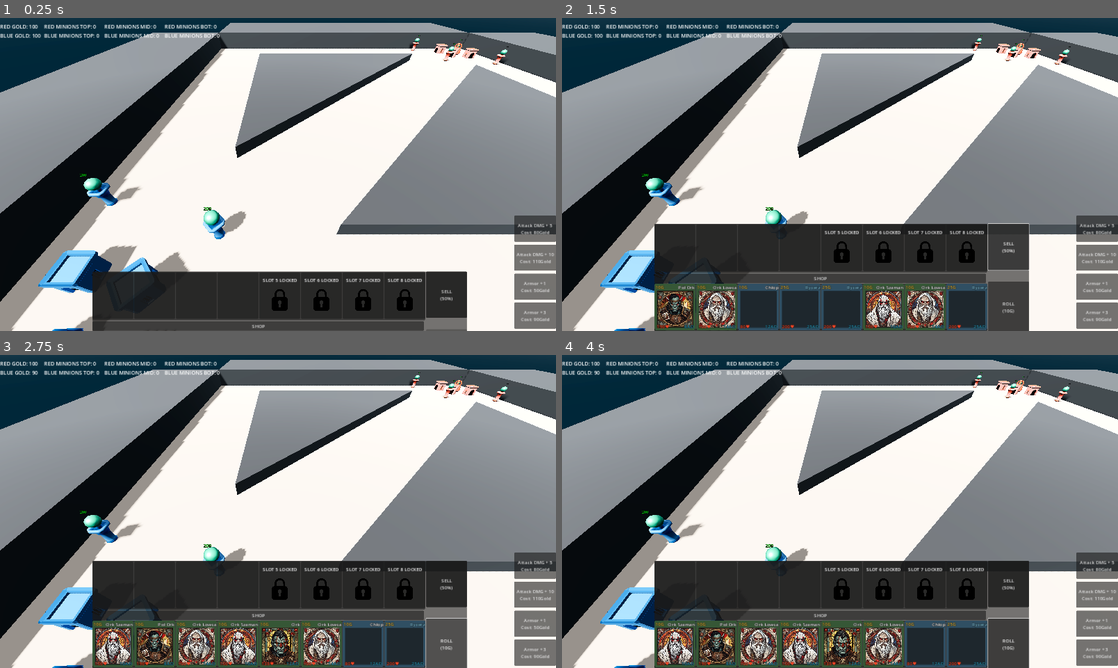
Above: before the commit, frames 1-4 (two rows, left to right).
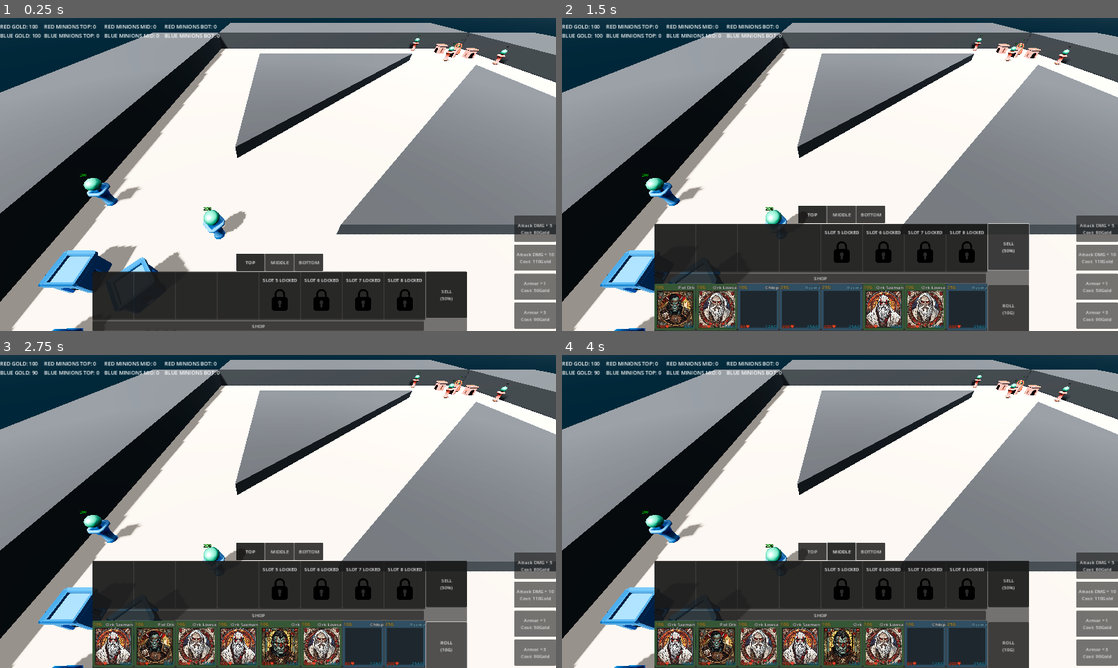
Above: after the commit, the same moments.

Repository: RadekGrzankowski/ChipsowyJam1
Game: Godot game, scene res://Scenes/Levels/wip_scene.tscn
Two runs of this game, one before a commit and one after it. Both use one fixed random seed, a clock stepped at 60 frames per second and the inputs below.
Inputs (mouse positions are in pixels of both pictures, inside the frame that each line leads up to):
- Up to frame 1 (0.25 s): no input
- Up to frame 2 (1.5 s): click "SHOP" at 0.5 s; click "SELL (50%)" at 1.25 s
- Up to frame 3 (2.75 s): click "ROLL (10G)" at 2 s
- Up to frame 4 (4 s): click (812, 552) at 2.75 s, where only the run after the commit has a clickable "TOP"; click (840, 552) at 3.5 s, where only the run after the commit has a clickable "MIDDLE"

The runs differ from the first frame. In frame 1, 0.9% of the frame differs, in the area x 42-84%, y 75-100%; in frame 2, 1.0%; in frame 3, 1.0%; in frame 4, 1.1%, in the area x 42-84%, y 59-100%.

Commit message:
Lanes buttoms in shop

Diff:
--- a/ChipsowyJam/Scenes/UI/cards_ui.tscn
+++ b/ChipsowyJam/Scenes/UI/cards_ui.tscn
@@ -9,14 +9,28 @@
 [ext_resource type="Resource" uid="uid://cghb5gashwsrb" path="res://Scenes/Assets/Cards/Orcs/wojownik.tres" id="6_csvxf"]
 [ext_resource type="PackedScene" uid="uid://bln5nembvaqdw" path="res://Scenes/Assets/Cards/card_zone.tscn" id="8_agvxe"]
 [ext_resource type="Resource" uid="uid://ck1jo5iaygoc2" path="res://Scenes/Assets/Cards/Humans/rycerz.tres" id="8_no8tg"]
+[ext_resource type="Resource" uid="uid://bss0s5hx6l8x4" path="res://Scenes/Assets/Cards/Humans/chlop.tres" id="9_du0qi"]
+[ext_resource type="Resource" uid="uid://cblt1257e70cy" path="res://Scenes/Assets/Cards/Undead/ghul.tres" id="10_n37tu"]
 
 [node name="CardsUI" type="CanvasLayer" groups=["CardsUI"]]
 script = ExtResource("1_lbyja")
 card_scene = ExtResource("2_ju84m")
 orc_cards_array = [ExtResource("2_5vv4p"), ExtResource("3_jupwg"), ExtResource("4_d48qi"), ExtResource("5_cqcik"), ExtResource("6_csvxf")]
-human_cards_array = [ExtResource("8_no8tg")]
-
-[node name="UI" type="PanelContainer" parent="."]
+human_cards_array = [ExtResource("8_no8tg"), ExtResource("9_du0qi")]
+undead_cards_array = [ExtResource("10_n37tu")]
+
+[node name="CardsUI" type="Control" parent="."]
+layout_mode = 3
+anchors_preset = 7
+anchor_left = 0.5
+anchor_top = 1.0
+anchor_right = 0.5
+anchor_bottom = 1.0
+grow_horizontal = 2
+grow_vertical = 0
+
+[node name="CardsPanel" type="PanelContainer" parent="CardsUI"]
+layout_mode = 1
 anchors_preset = 7
 anchor_left = 0.5
 anchor_top = 1.0
@@ -29,113 +43,114 @@
 grow_horizontal = 2
 grow_vertical = 0
 
-[node name="CardsPanelsAndTools" type="HBoxContainer" parent="UI"]
-layout_mode = 2
-
-[node name="CardsPanels" type="VBoxContainer" parent="UI/CardsPanelsAndTools"]
+[node name="CardsPanelsAndTools" type="HBoxContainer" parent="CardsUI/CardsPanel"]
+layout_mode = 2
+
+[node name="CardsPanels" type="VBoxContainer" parent="CardsUI/CardsPanel/CardsPanelsAndTools"]
+custom_minimum_size = Vector2(2.89, 376)
 layout_mode = 2
 size_flags_horizontal = 3
 size_flags_stretch_ratio = 9.0
 
-[node name="Deck" type="Panel" parent="UI/CardsPanelsAndTools/CardsPanels"]
-layout_mode = 2
-size_flags_horizontal = 3
-size_flags_vertical = 3
-size_flags_stretch_ratio = 8.0
-
-[node name="DeckCards" type="HBoxContainer" parent="UI/CardsPanelsAndTools/CardsPanels/Deck"]
+[node name="Deck" type="Panel" parent="CardsUI/CardsPanel/CardsPanelsAndTools/CardsPanels"]
+layout_mode = 2
+size_flags_horizontal = 3
+size_flags_vertical = 3
+size_flags_stretch_ratio = 8.0
+
+[node name="DeckCards" type="HBoxContainer" parent="CardsUI/CardsPanel/CardsPanelsAndTools/CardsPanels/Deck"]
 layout_mode = 0
 offset_top = 3.0
 offset_right = 1148.0
 offset_bottom = 147.0
 
-[node name="CardZone1" parent="UI/CardsPanelsAndTools/CardsPanels/Deck/DeckCards" groups=["zone"] instance=ExtResource("8_agvxe")]
-layout_mode = 2
-
-[node name="CardZone2" parent="UI/CardsPanelsAndTools/CardsPanels/Deck/DeckCards" groups=["zone"] instance=ExtResource("8_agvxe")]
-layout_mode = 2
-
-[node name="CardZone3" parent="UI/CardsPanelsAndTools/CardsPanels/Deck/DeckCards" groups=["zone"] instance=ExtResource("8_agvxe")]
-layout_mode = 2
-
-[node name="CardZone4" parent="UI/CardsPanelsAndTools/CardsPanels/Deck/DeckCards" groups=["zone"] instance=ExtResource("8_agvxe")]
-layout_mode = 2
-
-[node name="CardZone5" parent="UI/CardsPanelsAndTools/CardsPanels/Deck/DeckCards" groups=["locked", "zone"] instance=ExtResource("8_agvxe")]
-layout_mode = 2
-
-[node name="CardZone6" parent="UI/CardsPanelsAndTools/CardsPanels/Deck/DeckCards" groups=["locked", "zone"] instance=ExtResource("8_agvxe")]
-layout_mode = 2
-
-[node name="CardZone7" parent="UI/CardsPanelsAndTools/CardsPanels/Deck/DeckCards" groups=["locked", "zone"] instance=ExtResource("8_agvxe")]
-layout_mode = 2
-
-[node name="CardZone8" parent="UI/CardsPanelsAndTools/CardsPanels/Deck/DeckCards" groups=["locked", "zone"] instance=ExtResource("8_agvxe")]
-layout_mode = 2
-
-[node name="ShopSpacer" type="Control" parent="UI/CardsPanelsAndTools/CardsPanels"]
+[node name="CardZone1" parent="CardsUI/CardsPanel/CardsPanelsAndTools/CardsPanels/Deck/DeckCards" groups=["zone"] instance=ExtResource("8_agvxe")]
+layout_mode = 2
+
+[node name="CardZone2" parent="CardsUI/CardsPanel/CardsPanelsAndTools/CardsPanels/Deck/DeckCards" groups=["zone"] instance=ExtResource("8_agvxe")]
+layout_mode = 2
+
+[node name="CardZone3" parent="CardsUI/CardsPanel/CardsPanelsAndTools/CardsPanels/Deck/DeckCards" groups=["zone"] instance=ExtResource("8_agvxe")]
+layout_mode = 2
+
+[node name="CardZone4" parent="CardsUI/CardsPanel/CardsPanelsAndTools/CardsPanels/Deck/DeckCards" groups=["zone"] instance=ExtResource("8_agvxe")]
+layout_mode = 2
+
+[node name="CardZone5" parent="CardsUI/CardsPanel/CardsPanelsAndTools/CardsPanels/Deck/DeckCards" groups=["locked", "zone"] instance=ExtResource("8_agvxe")]
+layout_mode = 2
+
+[node name="CardZone6" parent="CardsUI/CardsPanel/CardsPanelsAndTools/CardsPanels/Deck/DeckCards" groups=["locked", "zone"] instance=ExtResource("8_agvxe")]
+layout_mode = 2
+
+[node name="CardZone7" parent="CardsUI/CardsPanel/CardsPanelsAndTools/CardsPanels/Deck/DeckCards" groups=["locked", "zone"] instance=ExtResource("8_agvxe")]
+layout_mode = 2
+
+[node name="CardZone8" parent="CardsUI/CardsPanel/CardsPanelsAndTools/CardsPanels/Deck/DeckCards" groups=["locked", "zone"] instance=ExtResource("8_agvxe")]
+layout_mode = 2
+
+[node name="ShopSpacer" type="Control" parent="CardsUI/CardsPanel/CardsPanelsAndTools/CardsPanels"]
 layout_mode = 2
 size_flags_vertical = 3
 size_flags_stretch_ratio = 1.5
 
-[node name="ShopButton" type="Button" parent="UI/CardsPanelsAndTools/CardsPanels/ShopSpacer"]
+[node name="ShopButton" type="Button" parent="CardsUI/CardsPanel/CardsPanelsAndTools/CardsPanels/ShopSpacer"]
 layout_mode = 0
 offset_right = 1144.0
 offset_bottom = 23.0
 text = "SHOP"
 
-[node name="Shop" type="Panel" parent="UI/CardsPanelsAndTools/CardsPanels"]
-layout_mode = 2
-size_flags_horizontal = 3
-size_flags_vertical = 3
-size_flags_stretch_ratio = 8.0
-
-[node name="ShopCards" type="HBoxContainer" parent="UI/CardsPanelsAndTools/CardsPanels/Shop"]
+[node name="Shop" type="Panel" parent="CardsUI/CardsPanel/CardsPanelsAndTools/CardsPanels"]
+layout_mode = 2
+size_flags_horizontal = 3
+size_flags_vertical = 3
+size_flags_stretch_ratio = 8.0
+
+[node name="ShopCards" type="HBoxContainer" parent="CardsUI/CardsPanel/CardsPanelsAndTools/CardsPanels/Shop"]
 layout_mode = 0
 offset_right = 1120.0
 offset_bottom = 147.0
 
-[node name="CardZoneShop1" parent="UI/CardsPanelsAndTools/CardsPanels/Shop/ShopCards" groups=["shop_zone"] instance=ExtResource("8_agvxe")]
-layout_mode = 2
-zone = 1
-
-[node name="CardZoneShop2" parent="UI/CardsPanelsAndTools/CardsPanels/Shop/ShopCards" groups=["shop_zone"] instance=ExtResource("8_agvxe")]
-layout_mode = 2
-zone = 1
-
-[node name="CardZoneShop3" parent="UI/CardsPanelsAndTools/CardsPanels/Shop/ShopCards" groups=["shop_zone"] instance=ExtResource("8_agvxe")]
-layout_mode = 2
-zone = 1
-
-[node name="CardZoneShop4" parent="UI/CardsPanelsAndTools/CardsPanels/Shop/ShopCards" groups=["shop_zone"] instance=ExtResource("8_agvxe")]
-layout_mode = 2
-zone = 1
-
-[node name="CardZoneShop5" parent="UI/CardsPanelsAndTools/CardsPanels/Shop/ShopCards" groups=["shop_zone"] instance=ExtResource("8_agvxe")]
-layout_mode = 2
-zone = 1
-
-[node name="CardZoneShop6" parent="UI/CardsPanelsAndTools/CardsPanels/Shop/ShopCards" groups=["shop_zone"] instance=ExtResource("8_agvxe")]
-layout_mode = 2
-zone = 1
-
-[node name="CardZoneShop7" parent="UI/CardsPanelsAndTools/CardsPanels/Shop/ShopCards" groups=["shop_zone"] instance=ExtResource("8_agvxe")]
-layout_mode = 2
-zone = 1
-
-[node name="CardZoneShop8" parent="UI/CardsPanelsAndTools/CardsPanels/Shop/ShopCards" groups=["shop_zone"] instance=ExtResource("8_agvxe")]
-layout_mode = 2
-zone = 1
-
-[node name="Tools" type="VBoxContainer" parent="UI/CardsPanelsAndTools"]
-layout_mode = 2
-size_flags_horizontal = 3
-
-[node name="CardZoneSell" parent="UI/CardsPanelsAndTools/Tools" groups=["sell_zone", "zone"] instance=ExtResource("8_agvxe")]
+[node name="CardZoneShop1" parent="CardsUI/CardsPanel/CardsPanelsAndTools/CardsPanels/Shop/ShopCards" groups=["shop_zone"] instance=ExtResource("8_agvxe")]
+layout_mode = 2
+zone = 1
+
+[node name="CardZoneShop2" parent="CardsUI/CardsPanel/CardsPanelsAndTools/CardsPanels/Shop/ShopCards" groups=["shop_zone"] instance=ExtResource("8_agvxe")]
+layout_mode = 2
+zone = 1
+
+[node name="CardZoneShop3" parent="CardsUI/CardsPanel/CardsPanelsAndTools/CardsPanels/Shop/ShopCards" groups=["shop_zone"] instance=ExtResource("8_agvxe")]
+layout_mode = 2
+zone = 1
+
+[node name="CardZoneShop4" parent="CardsUI/CardsPanel/CardsPanelsAndTools/CardsPanels/Shop/ShopCards" groups=["shop_zone"] instance=ExtResource("8_agvxe")]
+layout_mode = 2
+zone = 1
+
+[node name="CardZoneShop5" parent="CardsUI/CardsPanel/CardsPanelsAndTools/CardsPanels/Shop/ShopCards" groups=["shop_zone"] instance=ExtResource("8_agvxe")]
+layout_mode = 2
+zone = 1
+
+[node name="CardZoneShop6" parent="CardsUI/CardsPanel/CardsPanelsAndTools/CardsPanels/Shop/ShopCards" groups=["shop_zone"] instance=ExtResource("8_agvxe")]
+layout_mode = 2
+zone = 1
+
+[node name="CardZoneShop7" parent="CardsUI/CardsPanel/CardsPanelsAndTools/CardsPanels/Shop/ShopCards" groups=["shop_zone"] instance=ExtResource("8_agvxe")]
+layout_mode = 2
+zone = 1
+
+[node name="CardZoneShop8" parent="CardsUI/CardsPanel/CardsPanelsAndTools/CardsPanels/Shop/ShopCards" groups=["shop_zone"] instance=ExtResource("8_agvxe")]
+layout_mode = 2
+zone = 1
+
+[node name="Tools" type="VBoxContainer" parent="CardsUI/CardsPanel/CardsPanelsAndTools"]
+layout_mode = 2
+size_flags_horizontal = 3
+
+[node name="CardZoneSell" parent="CardsUI/CardsPanel/CardsPanelsAndTools/Tools" groups=["sell_zone", "zone"] instance=ExtResource("8_agvxe")]
 layout_mode = 2
 zone = 2
 
-[node name="Sell" type="Button" parent="UI/CardsPanelsAndTools/Tools/CardZoneSell"]
+[node name="Sell" type="Button" parent="CardsUI/CardsPanel/CardsPanelsAndTools/Tools/CardZoneSell"]
 layout_mode = 1
 anchors_preset = 15
 anchor_right = 1.0
@@ -147,12 +162,12 @@
 text = "SELL
 (50%)"
 
-[node name="Spacer" type="Control" parent="UI/CardsPanelsAndTools/Tools"]
-custom_minimum_size = Vector2(0, 31)
+[node name="Spacer" type="Control" parent="CardsUI/CardsPanel/CardsPanelsAndTools/Tools"]
+custom_minimum_size = Vector2(0, 44)
 layout_mode = 2
 size_flags_stretch_ratio = 1.5
 
-[node name="Roll" type="Button" parent="UI/CardsPanelsAndTools/Tools"]
+[node name="Roll" type="Button" parent="CardsUI/CardsPanel/CardsPanelsAndTools/Tools"]
 layout_mode = 2
 size_flags_vertical = 3
 size_flags_stretch_ratio = 8.0
@@ -160,6 +175,41 @@
 text = "ROLL
 (10G)"
 
+[node name="LanesPanel" type="Panel" parent="CardsUI"]
+custom_minimum_size = Vector2(300, 60)
+layout_mode = 0
+offset_left = -144.0
+offset_top = -267.0
+offset_right = 156.0
+offset_bottom = -207.0
+
+[node name="LaneButtons" type="HBoxContainer" parent="CardsUI/LanesPanel"]
+custom_minimum_size = Vector2(300, 60)
+layout_mode = 0
+offset_right = 300.0
+offset_bottom = 60.0
+
+[node name="TopButton" type="Button" parent="CardsUI/LanesPanel/LaneButtons"]
+custom_minimum_size = Vector2(97, 0)
+layout_mode = 2
+toggle_mode = true
+text = "TOP"
+
+[node name="MiddleButton" type="Button" parent="CardsUI/LanesPanel/LaneButtons"]
+custom_minimum_size = Vector2(97, 0)
+layout_mode = 2
+toggle_mode = true
+text = "MIDDLE"
+
+[node name="BottomButton" type="Button" parent="CardsUI/LanesPanel/LaneButtons"]
+custom_minimum_size = Vector2(97, 0)
+layout_mode = 2
+toggle_mode = true
+text = "BOTTOM"
+
 [connection signal="refresh_cards" from="." to="." method="_on_refresh_cards"]
-[connection signal="pressed" from="UI/CardsPanelsAndTools/CardsPanels/ShopSpacer/ShopButton" to="." method="_on_shop_button_pressed"]
-[connection signal="pressed" from="UI/CardsPanelsAndTools/Tools/Roll" to="." method="_on_roll_pressed"]
+[connection signal="pressed" from="CardsUI/CardsPanel/CardsPanelsAndTools/CardsPanels/ShopSpacer/ShopButton" to="." method="_on_shop_button_pressed"]
+[connection signal="pressed" from="CardsUI/CardsPanel/CardsPanelsAndTools/Tools/Roll" to="." method="_on_roll_pressed"]
+[connection signal="pressed" from="CardsUI/LanesPanel/LaneButtons/TopButton" to="." method="_on_top_button_pressed"]
+[connection signal="pressed" from="CardsUI/LanesPanel/LaneButtons/MiddleButton" to="." method="_on_middle_button_pressed"]
+[connection signal="pressed" from="CardsUI/LanesPanel/LaneButtons/BottomButton" to="." method="_on_bottom_button_pressed"]
--- a/ChipsowyJam/Scripts/CardsUI.gd
+++ b/ChipsowyJam/Scripts/CardsUI.gd
@@ -1,6 +1,10 @@
 extends CanvasLayer
 
-@onready var ui = $UI
+@onready var ui = $CardsUI
+@onready var top_button: Button = $CardsUI/LanesPanel/LaneButtons/TopButton
+@onready var middle_button: Button = $CardsUI/LanesPanel/LaneButtons/MiddleButton
+@onready var bottom_button: Button = $CardsUI/LanesPanel/LaneButtons/BottomButton
+var lane_value: int = 0 #0 - top, 1 - middle, 2 - bottom
 var ui_open: bool = false
 
 signal refresh_cards
@@ -17,6 +21,7 @@
 
 # Called when the node enters the scene tree for the first time.
 func _ready():
+	top_button.button_pressed = true
 	all_cards_array.append_array(orc_cards_array)
 	all_cards_array.append_array(human_cards_array)
 	all_cards_array.append_array(undead_cards_array)
@@ -49,12 +54,12 @@
 func open_ui():
 	if ui_open == false:
 		print("Shop UI opened")
-		$UI/CardsPanelsAndTools/Tools/Roll.disabled = false
+		$CardsUI/CardsPanel/CardsPanelsAndTools/Tools/Roll.disabled = false
 		ui.position.y -= 165
 		ui_open = true
 	elif ui_open == true:
 		print("Shop UI closed")
-		$UI/CardsPanelsAndTools/Tools/Roll.disabled = true
+		$CardsUI/CardsPanel/CardsPanelsAndTools/Tools/Roll.disabled = true
 		ui.position.y += 165
 		ui_open = false
 
@@ -74,3 +79,22 @@
 		for card in cards_to_delete:
 			card.queue_free()
 		fill_the_shop()
+
+
+func _on_top_button_pressed():
+	lane_value = 0
+	top_button.button_pressed = true
+	middle_button.button_pressed = false
+	bottom_button.button_pressed = false
+
+func _on_middle_button_pressed():
+	lane_value = 1
+	top_button.button_pressed = false
+	middle_button.button_pressed = true
+	bottom_button.button_pressed = false
+
+func _on_bottom_button_pressed():
+	lane_value = 2
+	top_button.button_pressed = false
+	middle_button.button_pressed = false
+	bottom_button.button_pressed = true
Not shown: 1 places in ChipsowyJam/Scenes/UI/cards_ui.tscn that only renumber resources
